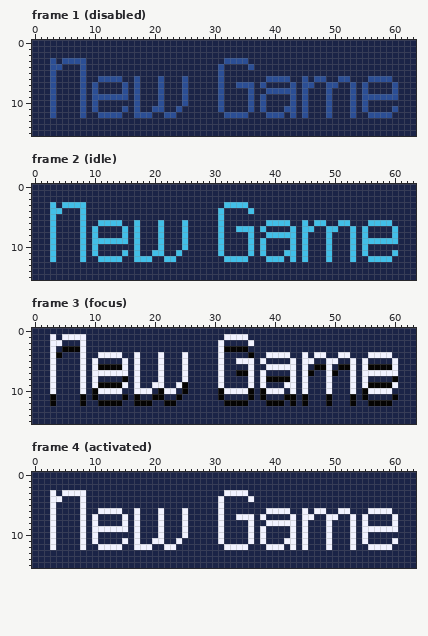
Two versions of one pixel-art file, sources/actors/button-new-game/button-new-game-64x16.aseprite. The picture above was drawn from the file before the commit.
64x16 pixels, 5 frames. Shown: frame 1 (disabled), frame 2 (idle), frame 3 (focus), frame 4 (activated). The commit also changed other frames, which this record leaves out.
The result:
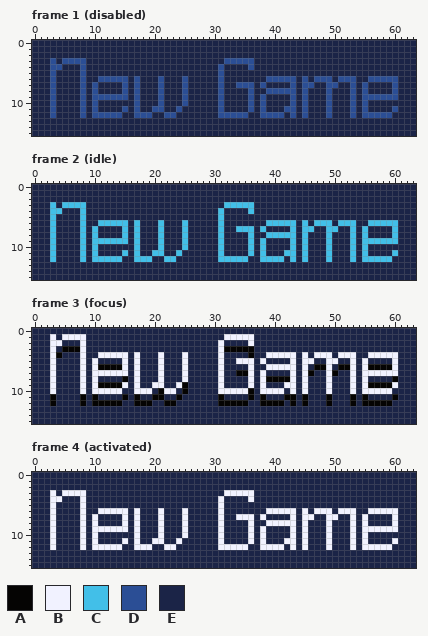
Palette (. is transparent): A #050403  B #f1f2ff  C #42bfe8  D #2b4e95  E #1b2447
Change:
{"where": "frame 1 (disabled), layer \"menu-items\""}
{"frame":1,"y":3,"x":36,"old":"E","new":"D"}
{"frame":1,"y":6,"x":15,"old":"E","new":"D"}
{"frame":1,"y":6,"x":43,"old":"E","new":"D"}
{"frame":1,"y":6,"x":49,"old":"E","new":"D"}
{"frame":1,"y":6,"x":53,"old":"E","new":"D"}
{"frame":1,"y":6,"x":60,"old":"E","new":"D"}
{"frame":1,"y":12,"x":10,"old":"E","new":"D"}
{"frame":1,"y":12,"x":31,"old":"E","new":"D"}
{"frame":1,"y":12,"x":38,"old":"E","new":"D"}
{"frame":1,"y":12,"x":55,"old":"E","new":"D"}
{"where": "frame 2 (idle), layer \"menu-items\""}
{"frame":2,"y":3,"x":36,"old":"E","new":"C"}
{"frame":2,"y":6,"x":15,"old":"E","new":"C"}
{"frame":2,"y":6,"x":43,"old":"E","new":"C"}
{"frame":2,"y":6,"x":49,"old":"E","new":"C"}
{"frame":2,"y":6,"x":53,"old":"E","new":"C"}
{"frame":2,"y":6,"x":60,"old":"E","new":"C"}
{"frame":2,"y":12,"x":10,"old":"E","new":"C"}
{"frame":2,"y":12,"x":31,"old":"E","new":"C"}
{"frame":2,"y":12,"x":38,"old":"E","new":"C"}
{"frame":2,"y":12,"x":55,"old":"E","new":"C"}
{"where": "frame 3 (focus), layer \"menu-items\""}
{"frame":3,"y":1,"x":36,"old":"E","new":"B"}
{"frame":3,"y":3,"x":36,"old":"E","new":"A"}
{"frame":3,"y":4,"x":15,"old":"E","new":"B"}
{"frame":3,"y":4,"x":43,"old":"E","new":"B"}
{"frame":3,"y":4,"x":49,"old":"E","new":"B"}
{"frame":3,"y":4,"x":53,"old":"E","new":"B"}
{"frame":3,"y":4,"x":60,"old":"E","new":"B"}
{"frame":3,"y":10,"x":10,"old":"A","new":"B"}
{"frame":3,"y":10,"x":31,"old":"A","new":"B"}
{"frame":3,"y":10,"x":38,"old":"A","new":"B"}
{"frame":3,"y":10,"x":55,"old":"A","new":"B"}
{"frame":3,"y":12,"x":10,"old":"E","new":"A"}
{"frame":3,"y":12,"x":31,"old":"E","new":"A"}
{"frame":3,"y":12,"x":38,"old":"E","new":"A"}
{"frame":3,"y":12,"x":55,"old":"E","new":"A"}
{"where": "frame 4 (activated), layer \"menu-items\""}
{"frame":4,"y":3,"x":36,"old":"E","new":"B"}
{"frame":4,"y":6,"x":15,"old":"E","new":"B"}
{"frame":4,"y":6,"x":43,"old":"E","new":"B"}
{"frame":4,"y":6,"x":49,"old":"E","new":"B"}
{"frame":4,"y":6,"x":53,"old":"E","new":"B"}
{"frame":4,"y":6,"x":60,"old":"E","new":"B"}
{"frame":4,"y":12,"x":10,"old":"E","new":"B"}
{"frame":4,"y":12,"x":31,"old":"E","new":"B"}
{"frame":4,"y":12,"x":38,"old":"E","new":"B"}
{"frame":4,"y":12,"x":55,"old":"E","new":"B"}
